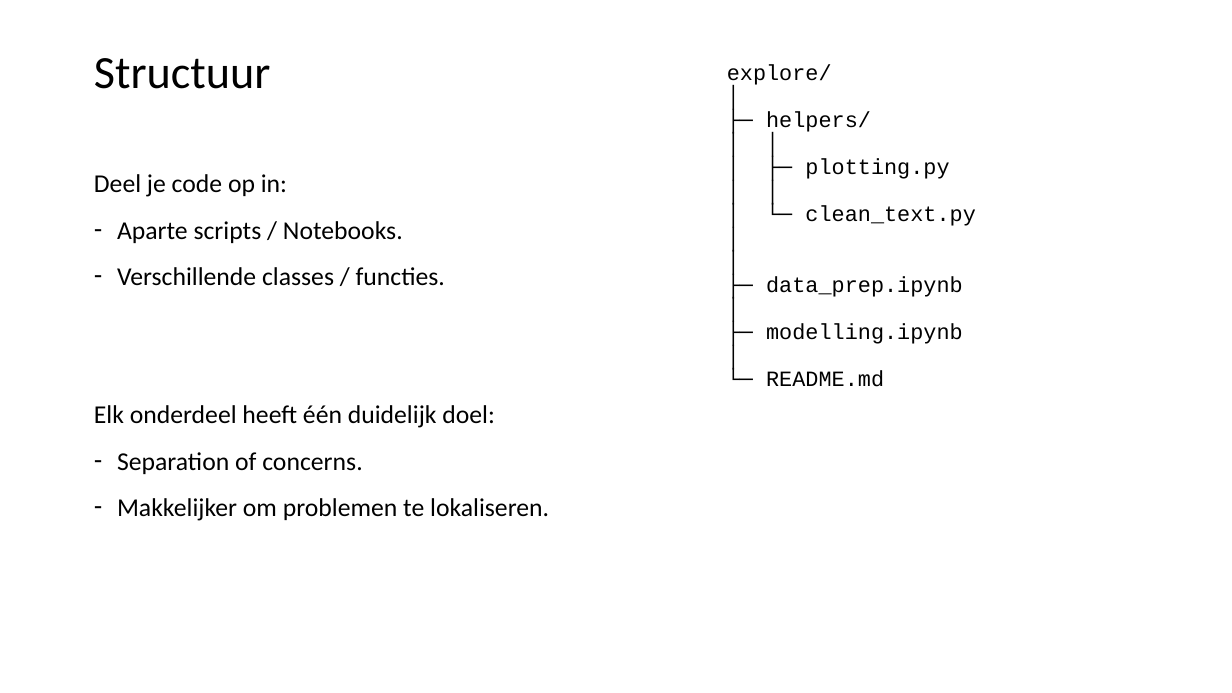
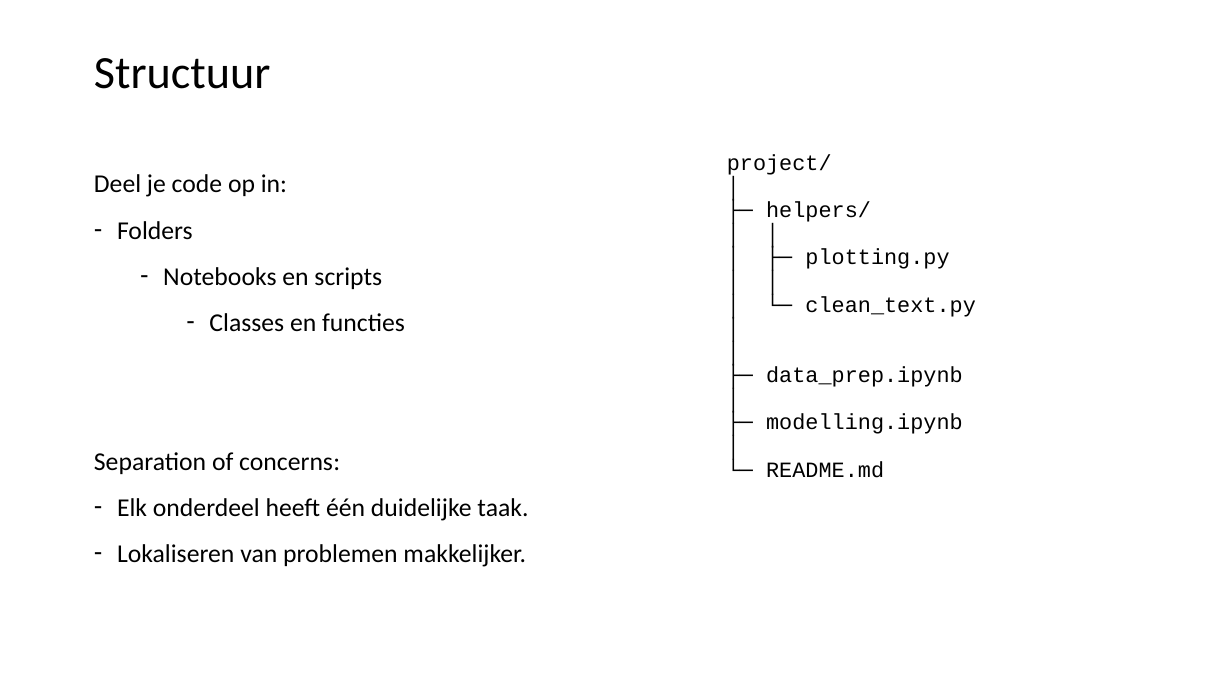
Before and after one commit to LFKoning/knowledge-sharing, a slide deck: slide 13 of python_course/2_production_code/python_cursus_2.pptx (slide 12 before the commit). Drawn at 1232x693 pixels with LibreOffice and Linux fonts; fonts in the diff are those of the drawing. Boxes give left, top, right and bottom in pixels: in the first picture for what was removed or moved away, otherwise in the second. Text is boxed around its words. In the diff, an @@ line names an element or a change of style, - is before the commit and + after.

```diff
--- a/python_course/2_production_code/python_cursus_2.pptx
+++ b/python_course/2_production_code/python_cursus_2.pptx
@@ text "project/": place and size @@
-text "project/" at (727, 64, 975, 387)
+text "project/" at (727, 154, 975, 478)
@@ text at (727, 154, 832, 177): text changed @@
-explore/
+project/
@@ text at (94, 221, 528, 567): text changed @@
-– Aparte scripts / Notebooks.
-– Verschillende classes / functies.
-Elk onderdeel heeft één duidelijk doel:
-– Separation of concerns.
-– Makkelijker om problemen te lokaliseren.
+– Folders
+  – Notebooks en scripts
+    – Classes en functies
+Separation of concerns:
+– Elk onderdeel heeft één duidelijke taak.
+– Lokaliseren van problemen makkelijker.
```
Also in this commit, not shown: 12 other slides changed, 3 slides added, 2 slides removed.
